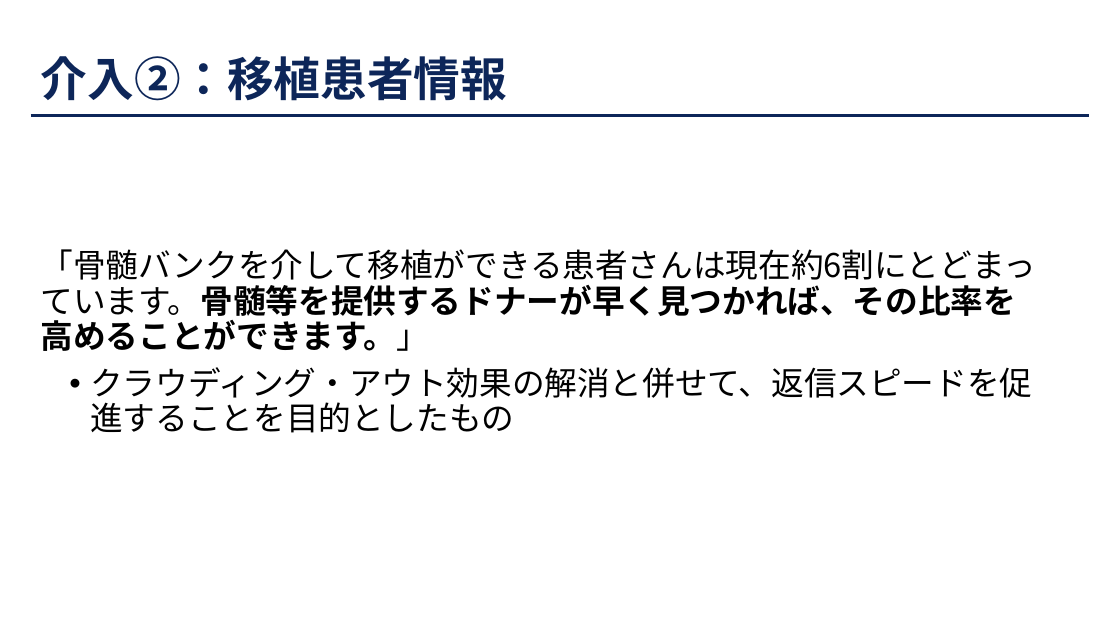
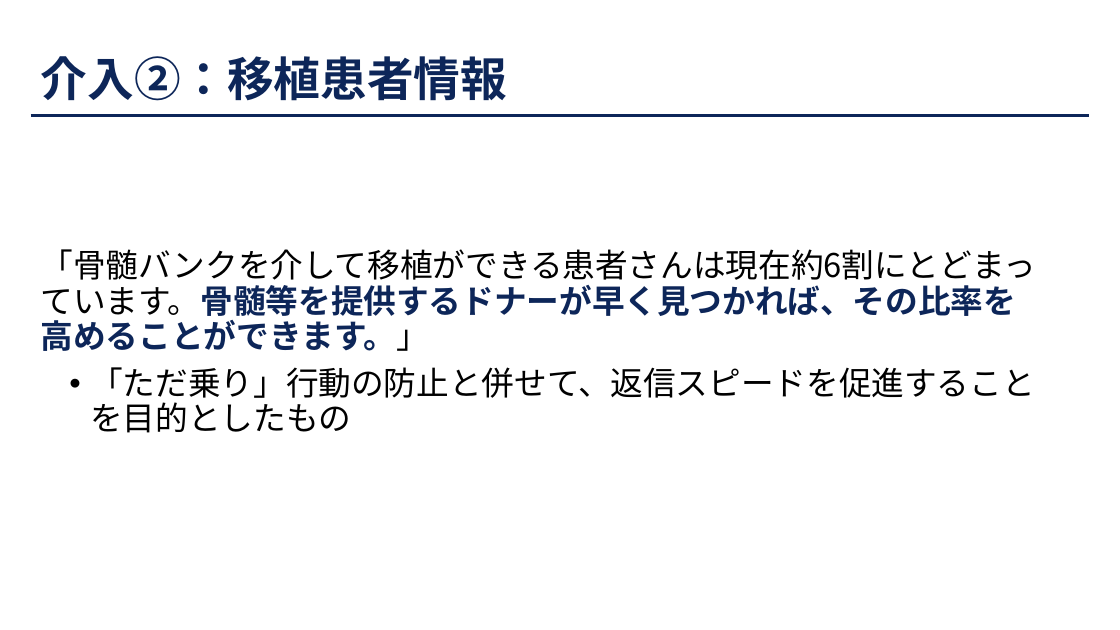
Before and after one commit to JMDP-behavioral-economics/RCT-Nudge, a slide deck: slide 10 of docs/slide/221014骨髄バンク介入実験分析.pptx. Drawn at 1120x630 pixels with LibreOffice and Linux fonts; fonts in the diff are those of the drawing. Boxes give left, top, right and bottom in pixels: in the first picture for what was removed or moved away, otherwise in the second. Text is boxed around its words. In the diff, an @@ line names an element or a change of style, - is before the commit and + after.

```diff
--- a/docs/slide/221014骨髄バンク介入実験分析.pptx
+++ b/docs/slide/221014骨髄バンク介入実験分析.pptx
@@ text at [41,249,1036,351]: text colour #000000 to #0D2659 in "「骨髄バンクを介して移植ができる患者さんは現在約6割にとどまっています。骨髄等を提供するドナーが早く見つかれば、その比率 ..." @@
@@ text at [90,367,1034,433]: text changed @@
-• クラウディング・アウト効果の解消と併せて、返信スピードを促進することを目的としたもの
+• 「ただ乗り」行動の防止と併せて、返信スピードを促進することを目的としたもの
```
Also in this commit, not shown: 22 other slides changed.
